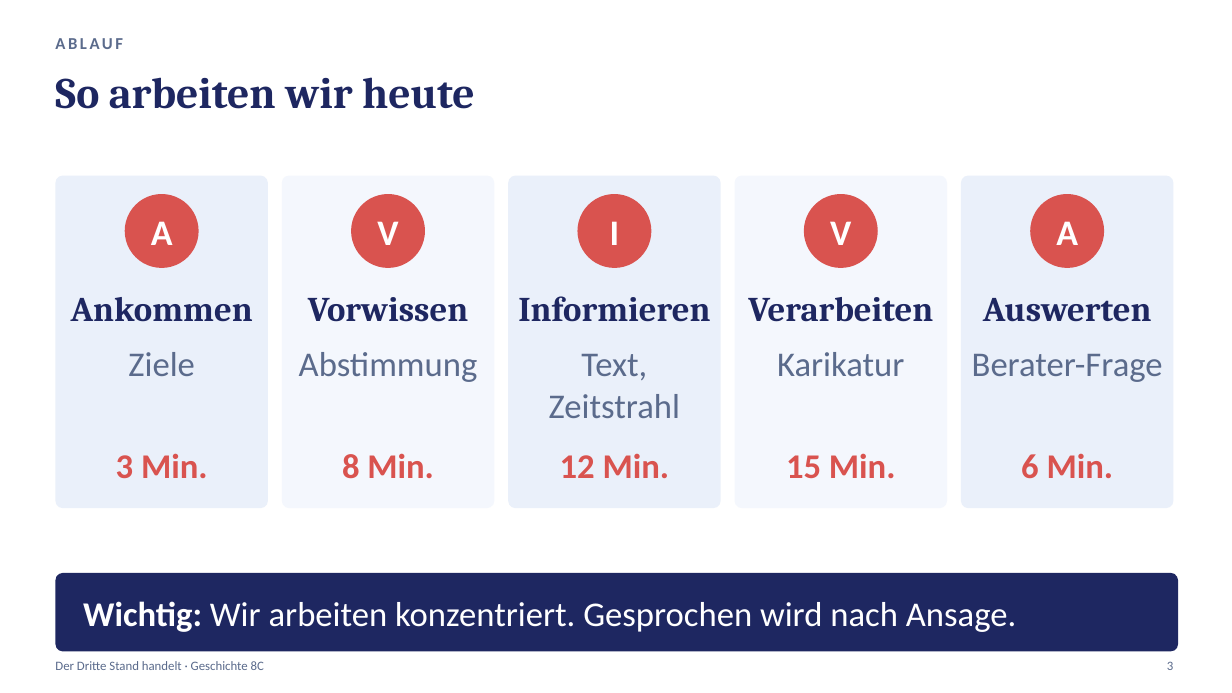
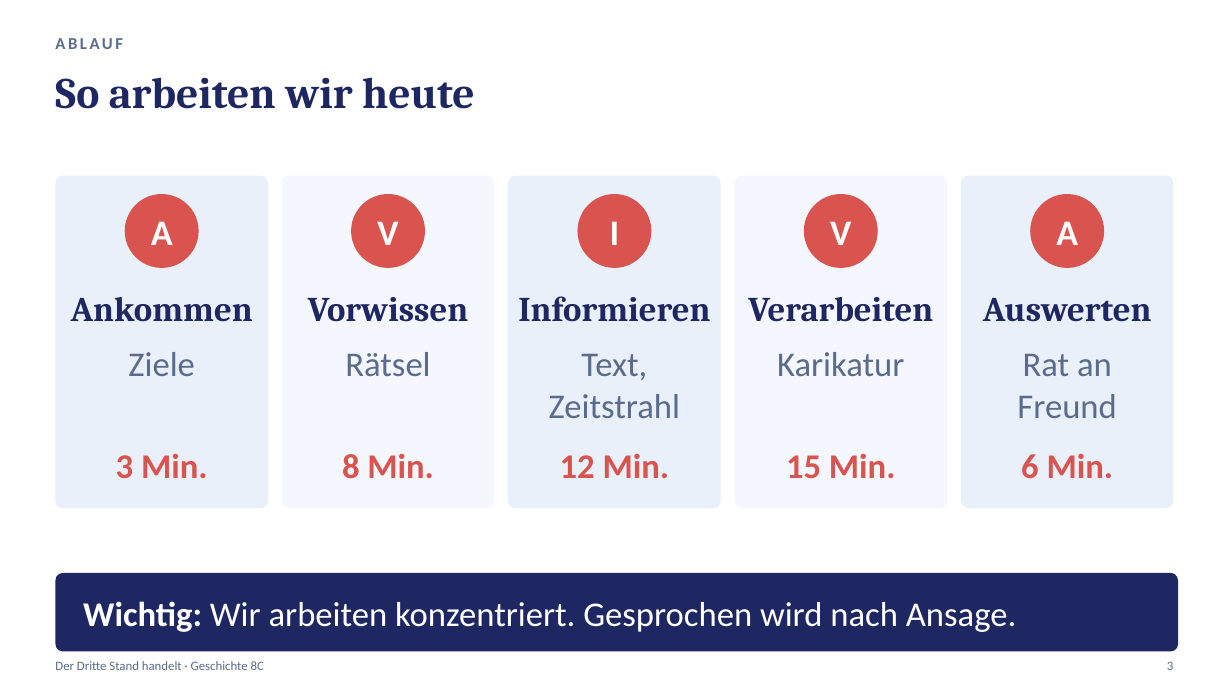
Before and after one commit to golzkonstantin-gif/Schule, a slide deck: slide 3 of Geschichte_8/Stunde2_Nationalversammlung/Praesentation_Stunde2_Nationalversammlung.pptx. Drawn at 1232x693 pixels with LibreOffice and Linux fonts; fonts in the diff are those of the drawing. Boxes give left, top, right and bottom in pixels: in the first picture for what was removed or moved away, otherwise in the second. Text is boxed around its words. In the diff, an @@ line names an element or a change of style, - is before the commit and + after.

```diff
--- a/Geschichte_8/Stunde2_Nationalversammlung/Praesentation_Stunde2_Nationalversammlung.pptx
+++ b/Geschichte_8/Stunde2_Nationalversammlung/Praesentation_Stunde2_Nationalversammlung.pptx
@@ text at (x1=345, y1=352, x2=430, y2=376): text changed @@
-Abstimmung
+Rätsel
@@ text at (x1=1017, y1=354, x2=1116, y2=418): text changed @@
-Berater-Frage
+Rat an Freund
```
Also in this commit, not shown: 1 other slide changed, 13 other files.
